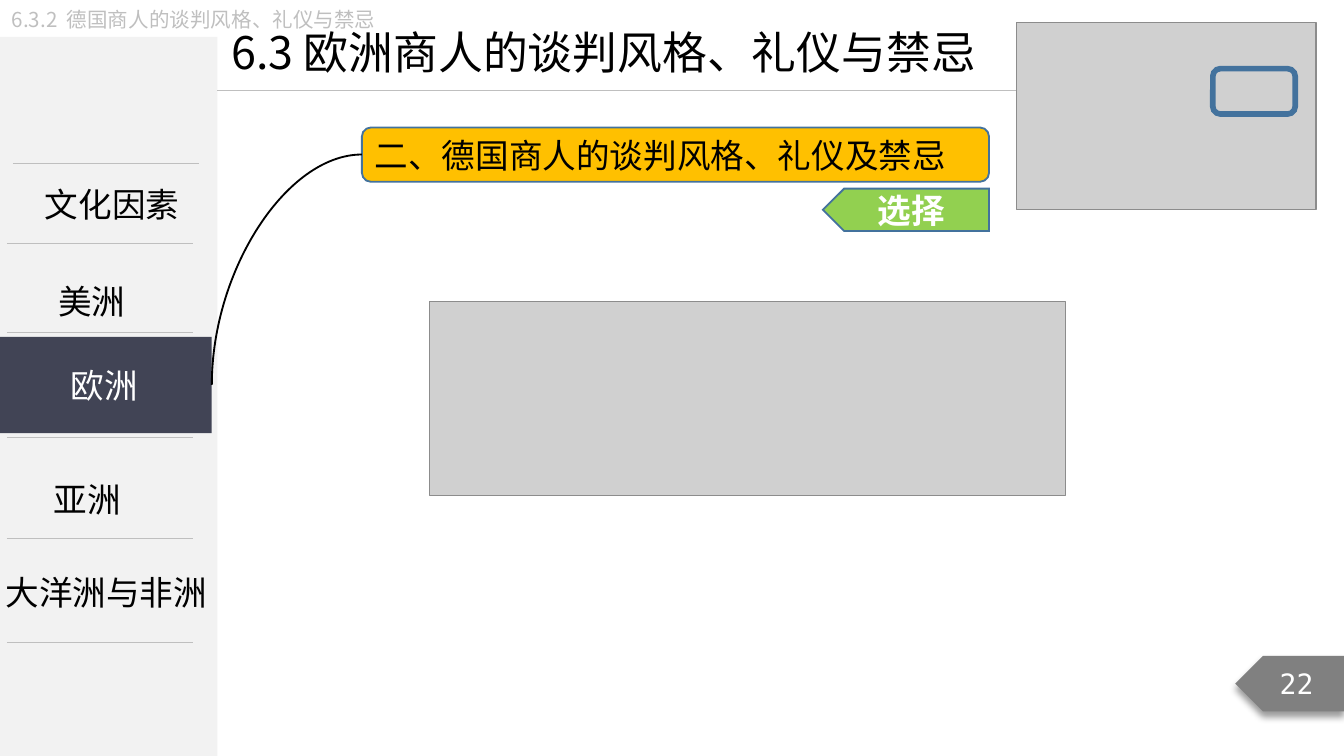
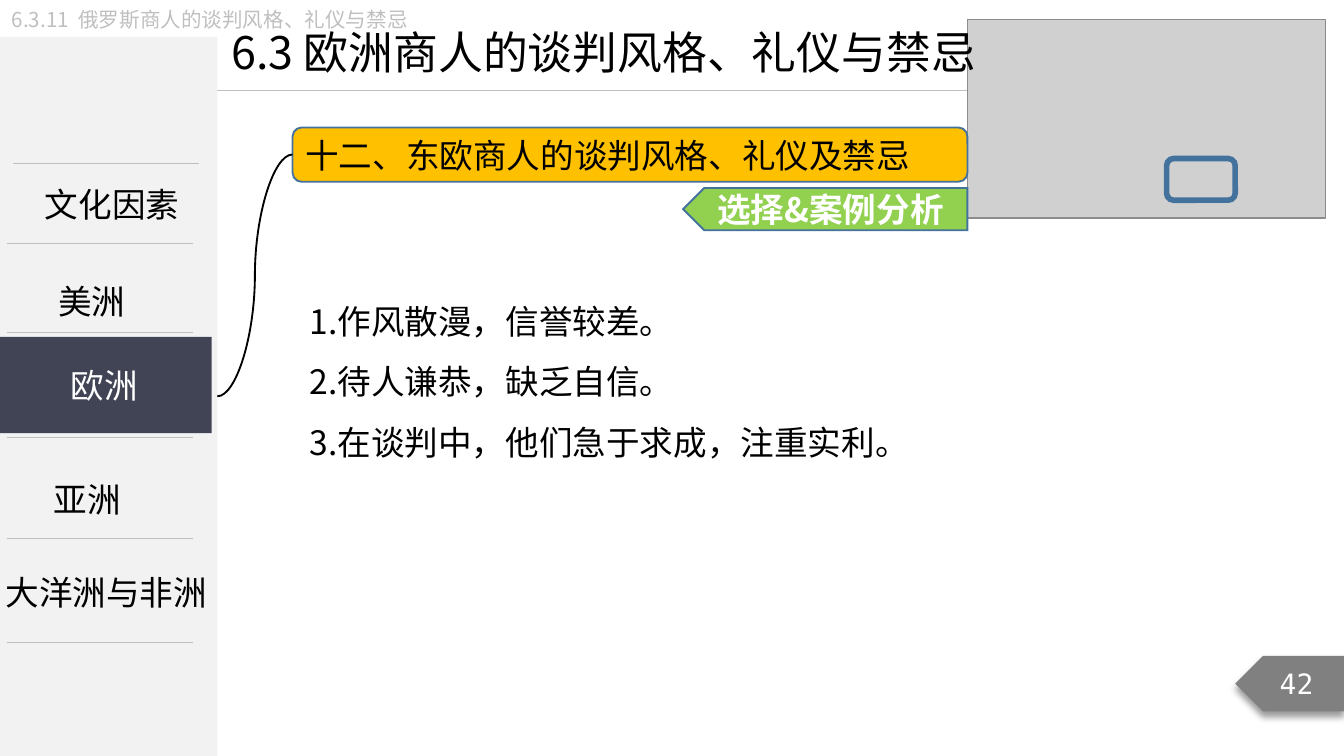
Before and after one commit to Call-me-zhy/tangtang, a slide deck: slide 42 of 3 国际商务谈判/课件/国际商务谈判精讲7.pptx (slide 22 before the commit). Drawn at 1344x756 pixels with LibreOffice and Linux fonts; fonts in the diff are those of the drawing; grey boxes stand for pictures. Boxes give left, top, right and bottom in pixels: in the first picture for what was removed or moved away, otherwise in the second. Text is boxed around its words. In the diff, an @@ line names an element or a change of style, - is before the commit and + after.

Commit message:
新增课件 国际商务谈判精讲7

```diff
--- a/3 国际商务谈判/课件/国际商务谈判精讲7.pptx
+++ b/3 国际商务谈判/课件/国际商务谈判精讲7.pptx
@@ text at (x1=12, y1=10, x2=407, y2=33): text changed; size 24 to 11 pt; text colour #000000 to #BFBFBF @@
-6.3 欧洲商人的谈判风格、礼仪与禁忌
+6.3.11 俄罗斯商人的谈判风格、礼仪与禁忌
@@ text at (x1=232, y1=23, x2=976, y2=80): text changed; size 11 to 24 pt; text colour #BFBFBF to #000000 @@
-6.3.2 德国商人的谈判风格、礼仪与禁忌
+6.3 欧洲商人的谈判风格、礼仪与禁忌
@@ picture resized from (x1=1016, y1=23, x2=1316, y2=211) to (x1=968, y1=19, x2=1327, y2=218) @@
@@ line moved from (218, 91) - (1133, 91) to (218, 91) - (968, 91) @@
@@ rounded rectangle "十二、东欧商人的谈判风格、礼仪及禁忌" resized from (x1=362, y1=128, x2=989, y2=181) to (x1=293, y1=128, x2=968, y2=181) @@
@@ text in rounded rectangle at (x1=305, y1=139, x2=910, y2=171): text changed @@
-二、德国商人的谈判风格、礼仪及禁忌
+十二、东欧商人的谈判风格、礼仪及禁忌
@@ curved line moved from (212, 386) - (362, 155) to (218, 396) - (293, 155) @@
@@ rounded rectangle resized from (x1=1212, y1=69, x2=1294, y2=114) to (x1=1167, y1=159, x2=1235, y2=200) @@
@@ pentagon arrow "选择&案例分析" resized from (x1=823, y1=188, x2=989, y2=231) to (x1=683, y1=188, x2=966, y2=231) @@
@@ text in pentagon arrow at (x1=717, y1=188, x2=943, y2=232): text changed @@
-选择
+选择&案例分析
@@ text added at (x1=310, y1=305, x2=909, y2=459), 18 pt, text #000000 @@
+1.作风散漫，信誉较差。
+2.待人谦恭，缺乏自信。
+3.在谈判中，他们急于求成，注重实利。
@@ picture removed at (x1=430, y1=301, x2=1066, y2=495) @@
@@ page number at (x1=1280, y1=673, x2=1314, y2=694): text changed @@
-22
+42
```
Also in this commit, not shown: 50 other slides changed, 3 slides removed, 9 other files.
